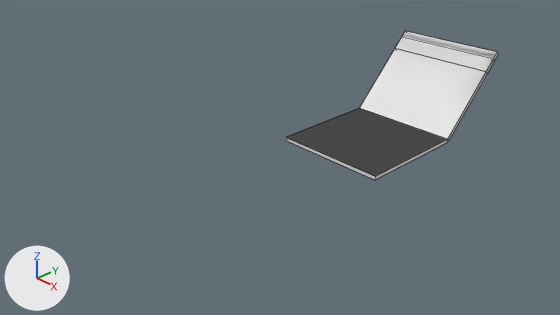
Renders of the Blender file Assets/Models/Objects/LaptopRCassibo.blend from each side of a commit.
Rendered twice from the file's camera 'Camera'. The axes (+X, +Y, +Z) are drawn at lower left. The lights are the same throughout. Mesh edges are drawn as thin lines.
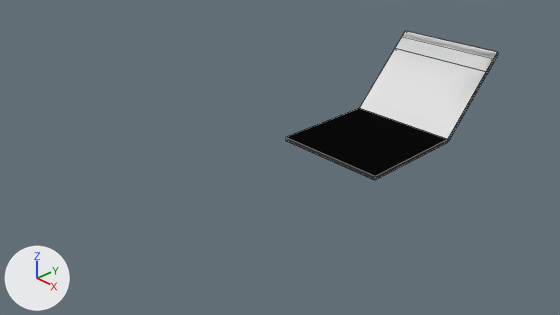
Location of each change, [x1, y1, x2, y2] in pixels of the pictures (560 x 315 px):
part 1 of me_plane, recoloured (white to black)
    both: [286, 108, 447, 176]
part 2 of me_plane, recoloured
    both: [448, 52, 498, 140]
part 3 of me_plane, recoloured (white to black)
    both: [286, 138, 375, 180]
part 4 of me_plane, recoloured
    both: [375, 139, 448, 180]

Diff of the bpy script that builds the scene:
```diff
--- a/Assets/Models/Objects/LaptopRCassibo.blend.py
+++ b/Assets/Models/Objects/LaptopRCassibo.blend.py
@@ mat_laptop_stuffs @@
+mat_laptop_stuffs = diffuse_material('laptop stuffs')
+mat_laptop_stuffs.base_color = (0.8, 0.8, 0.8)  # white #e7e7e7
@@ mat_laptop_outer @@
+mat_laptop_outer = diffuse_material('laptop outer')
+mat_laptop_outer.base_color = (0.0495, 0.0495, 0.0495)  # black #3f3f3f
@@ me_plane @@
 me_plane.from_pydata(...)  # 86 vertices, 65 faces; spans x -0.58..1.42, y 0.58..3.93, z -0.03..1.33
 # used by ob_plane; location = (1.0, -0.29, 0.83)
+# me_plane part 1: 4 of the faces centred in x -0.58..0.42, y 1.58, z -0.03..0.03 switch from no material to mat_laptop_outer (black #3f3f3f)
+# me_plane part 2: 3 of the faces centred in x 1.42, y 3.1..3.85, z 0.51..1.26 switch from no material to mat_laptop_outer (black #3f3f3f)
+# me_plane part 3: 1 of the faces centred in x 0.42, y 0.58, z 0.0 switch from no material to mat_laptop_outer (black #3f3f3f)
+# me_plane part 4: 1 of the faces centred in x 1.42, y 1.58, z 0.0 switch from no material to mat_laptop_outer (black #3f3f3f)
+me_plane.materials.append(mat_laptop_stuffs)  # white #e7e7e7
```
